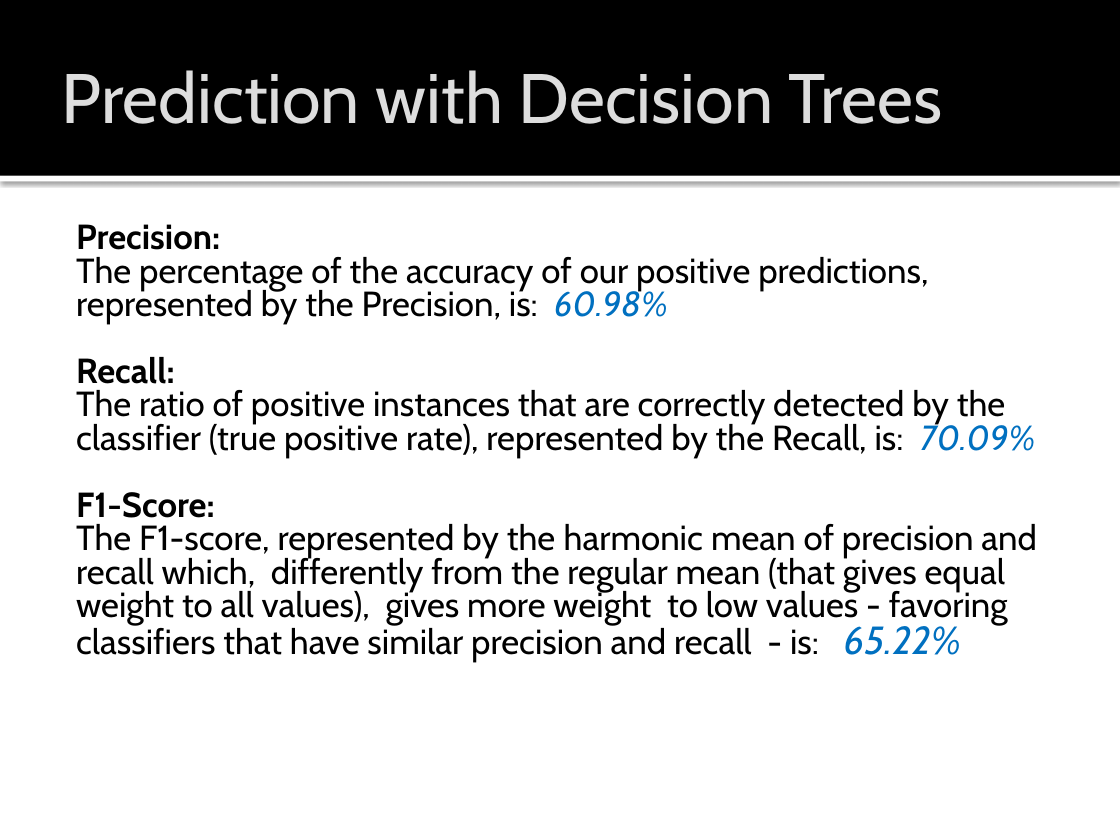
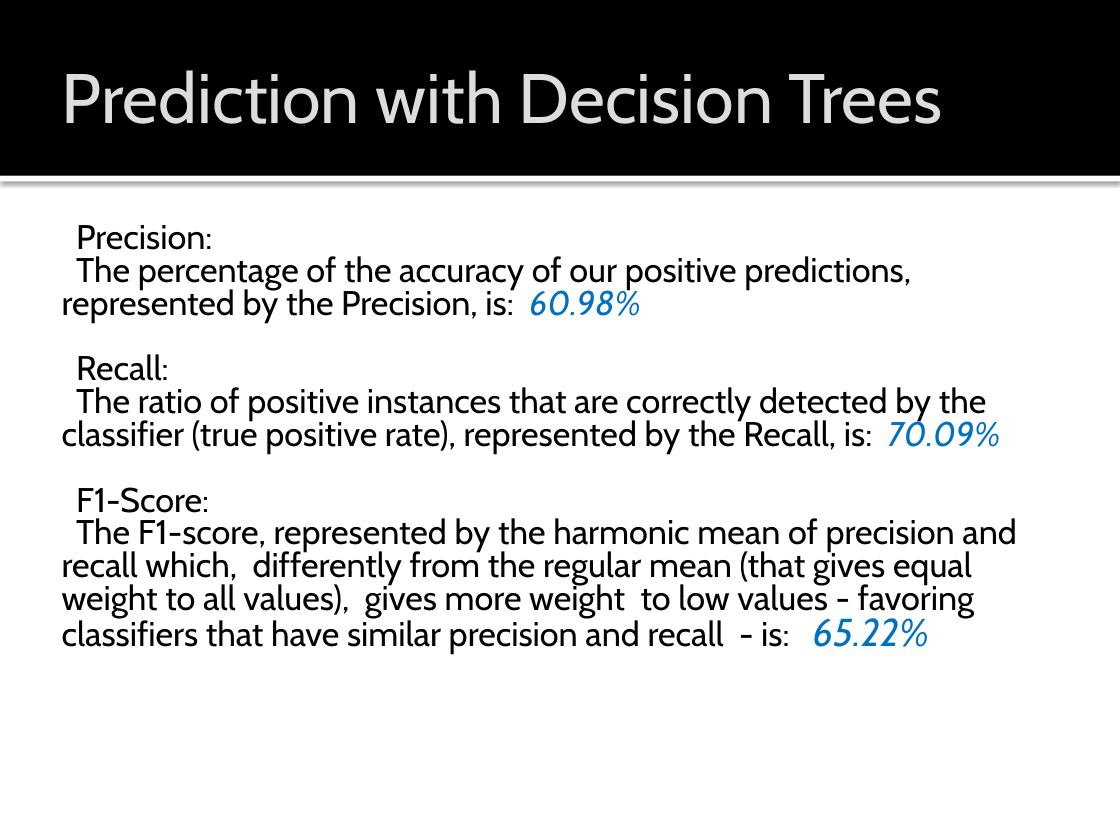
Before and after one commit to TarazGr/FDS-Final, a slide deck: slide 29 of Prova.pptx. Drawn at 1120x840 pixels with LibreOffice and Linux fonts; fonts in the diff are those of the drawing. Boxes give left, top, right and bottom in pixels: in the first picture for what was removed or moved away, otherwise in the second. Text is boxed around its words. In the diff, an @@ line names an element or a change of style, - is before the commit and + after.

```diff
--- a/Prova.pptx
+++ b/Prova.pptx
@@ text "Precision:" at bbox=[62, 225, 1016, 655]: size 22.4 to 22 pt; bold off in "Precision:", "Recall:", "F1-Score:"; size 25.2 to 25 pt in "65.22%"; indent changed @@
```
Also in this commit, not shown: 16 other slides changed, 2 other files.
